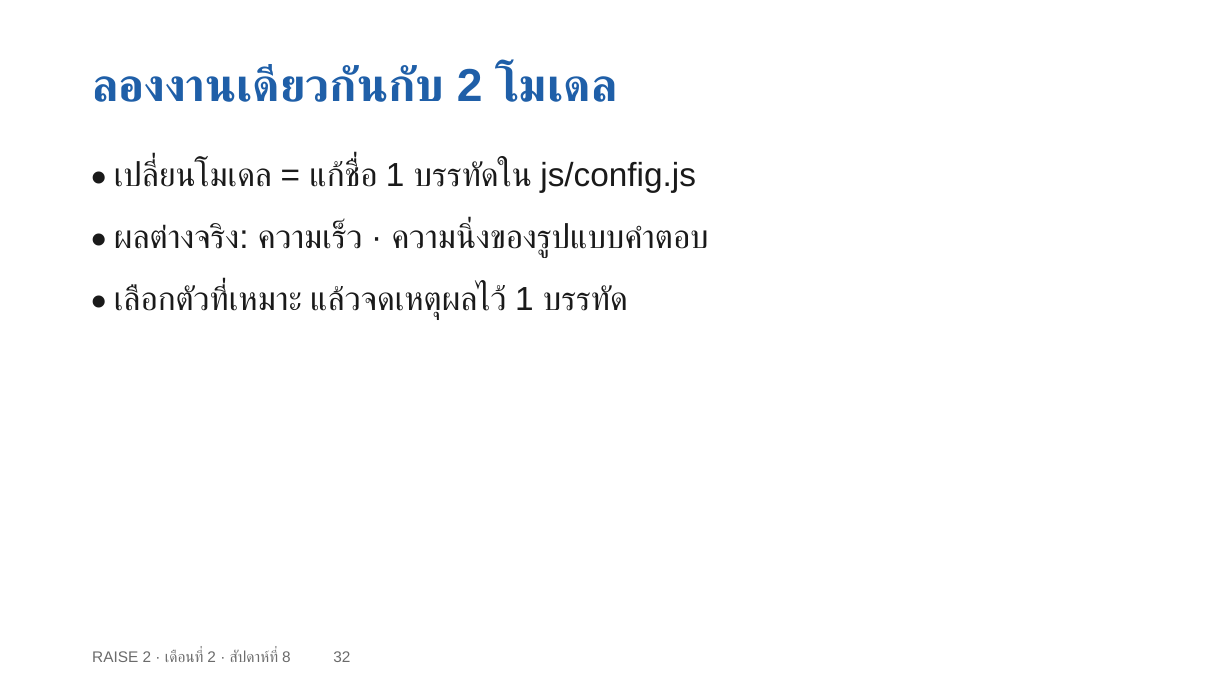
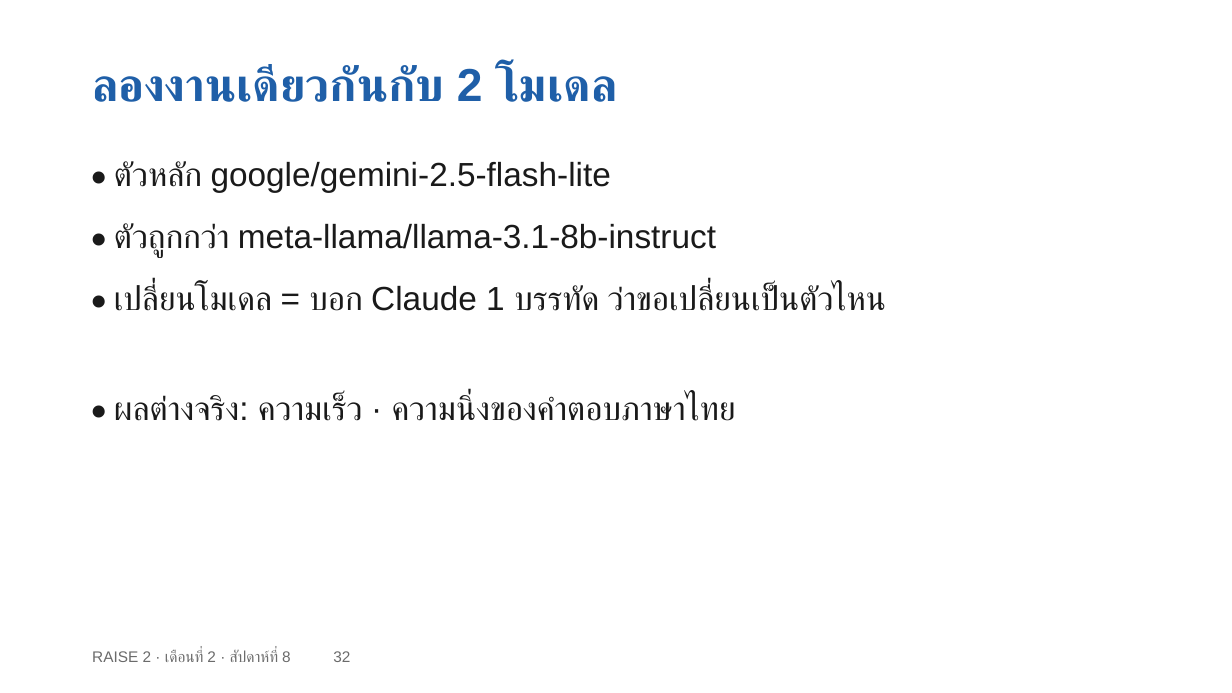
Before and after one commit to cnacha-mfu/raise2-module2, a slide deck: slide 32 of materials/week8/w8-slides.pptx. Drawn at 1232x693 pixels with LibreOffice and Linux fonts; fonts in the diff are those of the drawing. Boxes give left, top, right and bottom in pixels: in the first picture for what was removed or moved away, otherwise in the second. Text is boxed around its words. In the diff, an @@ line names an element or a change of style, - is before the commit and + after.

```diff
--- a/materials/week8/w8-slides.pptx
+++ b/materials/week8/w8-slides.pptx
@@ text at bbox=[114, 161, 611, 192]: text changed @@
-• เปลี่ยนโมเดล = แก้ชื่อ 1 บรรทัดใน js/config.js
+• ตัวหลัก google/gemini-2.5-flash-lite
@@ text added at bbox=[114, 223, 716, 258], 26 pt, text #1A1A1A @@
+• ตัวถูกกว่า meta-llama/llama-3.1-8b-instruct
@@ text at bbox=[114, 285, 886, 311]: text changed @@
-• เลือกตัวที่เหมาะ แล้วจดเหตุผลไว้ 1 บรรทัด
+• เปลี่ยนโมเดล = บอก Claude 1 บรรทัด ว่าขอเปลี่ยนเป็นตัวไหน
@@ text at bbox=[114, 394, 736, 421]: text changed @@
-• ผลต่างจริง: ความเร็ว · ความนิ่งของรูปแบบคำตอบ
+• ผลต่างจริง: ความเร็ว · ความนิ่งของคำตอบภาษาไทย
```
Also in this commit, not shown: 3 other slides changed, 1 slide added, 1 slide removed, 9 other files.
